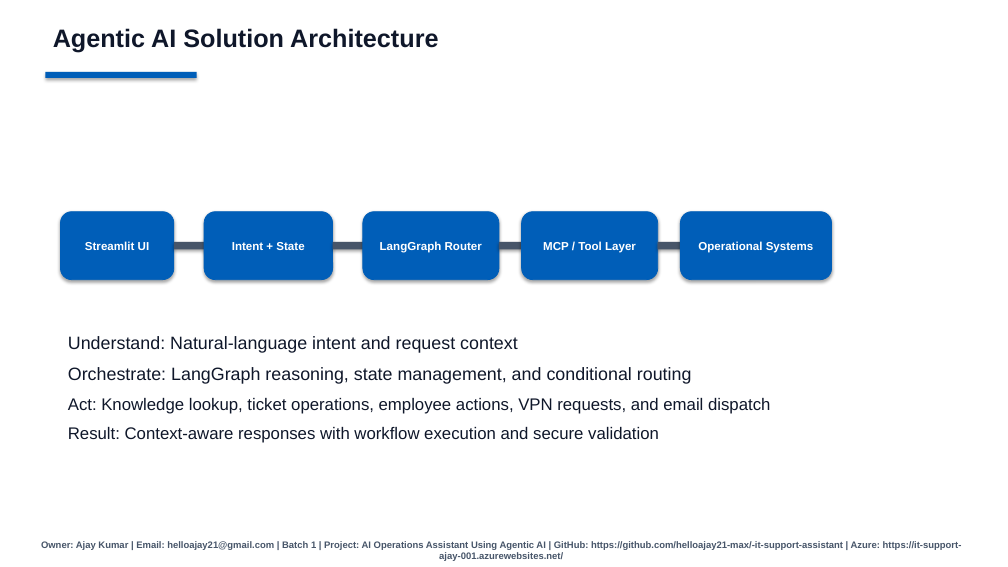
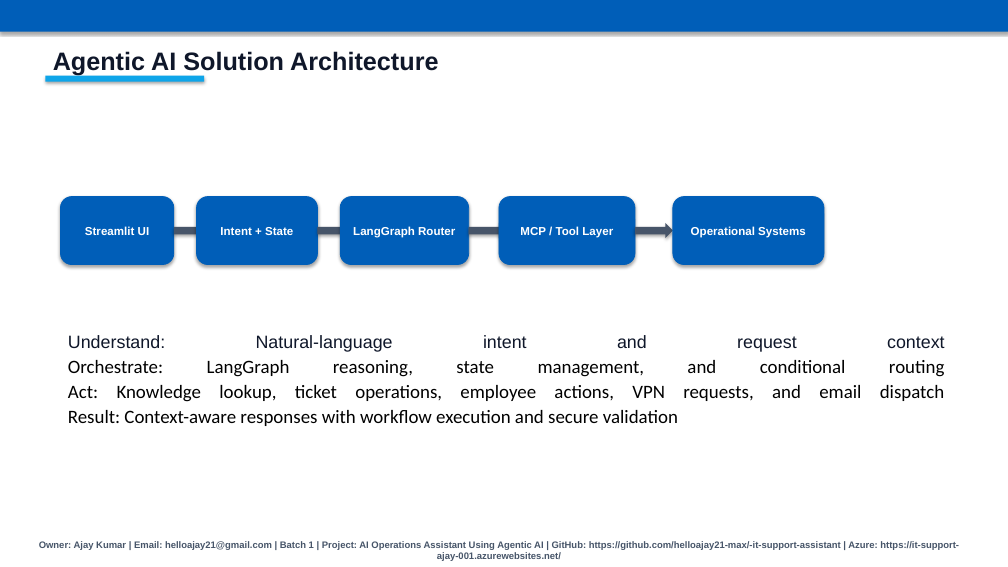
Before and after one commit to helloajay21-max/-it-support-assistant, a slide deck: slide 3 of AI_Operations_Assistant_Presentation.pptx. Drawn at 1008x567 pixels with LibreOffice and Linux fonts; fonts in the diff are those of the drawing. Boxes give left, top, right and bottom in pixels: in the first picture for what was removed or moved away, otherwise in the second. Text is boxed around its words. In the diff, an @@ line names an element or a change of style, - is before the commit and + after.

```diff
--- a/AI_Operations_Assistant_Presentation.pptx
+++ b/AI_Operations_Assistant_Presentation.pptx
@@ rectangle added at bbox=[0, 0, 1008, 32], fill #005EB8 @@
@@ text "Agentic AI Solution Architecture": place and size @@
-text "Agentic AI Solution Architecture" at bbox=[53, 28, 438, 53]
+text "Agentic AI Solution Architecture" at bbox=[53, 51, 438, 76]
@@ rectangle: place and size @@
-rectangle at bbox=[45, 72, 197, 78]
+rectangle at bbox=[45, 76, 204, 82]
@@ rectangle at bbox=[45, 76, 204, 82]: fill #005EB8 to #0EA5E9 @@
@@ rounded rectangle "Streamlit UI": place and size @@
-rounded rectangle "Streamlit UI" at bbox=[60, 212, 174, 280]
+rounded rectangle "Streamlit UI" at bbox=[60, 197, 174, 265]
@@ rounded rectangle "Intent + State": place and size @@
-rounded rectangle "Intent + State" at bbox=[204, 212, 333, 280]
+rounded rectangle "Intent + State" at bbox=[197, 197, 318, 265]
@@ rounded rectangle "LangGraph Router": place and size @@
-rounded rectangle "LangGraph Router" at bbox=[363, 212, 499, 280]
+rounded rectangle "LangGraph Router" at bbox=[340, 197, 469, 265]
@@ rounded rectangle "MCP / Tool Layer": place and size @@
-rounded rectangle "MCP / Tool Layer" at bbox=[522, 212, 658, 280]
+rounded rectangle "MCP / Tool Layer" at bbox=[499, 197, 635, 265]
@@ rounded rectangle "Operational Systems": place and size @@
-rounded rectangle "Operational Systems" at bbox=[681, 212, 832, 280]
+rounded rectangle "Operational Systems" at bbox=[673, 197, 824, 265]
@@ right arrow: place and size @@
-right arrow at bbox=[174, 238, 212, 253]
+right arrow at bbox=[174, 223, 212, 238]
@@ right arrow: place and size @@
-right arrow at bbox=[333, 238, 371, 253]
+right arrow at bbox=[318, 223, 355, 238]
@@ right arrow: place and size @@
-right arrow at bbox=[499, 238, 537, 253]
+right arrow at bbox=[469, 223, 507, 238]
@@ right arrow: place and size @@
-right arrow at bbox=[658, 238, 696, 253]
+right arrow at bbox=[635, 223, 673, 238]
@@ text at bbox=[68, 335, 945, 426]: text changed; size 16 to 18 pt; font Arial to Calibri; text colour #0F172A to #000000 @@
-Understand: Natural-language intent and request context
-Orchestrate: LangGraph reasoning, state management, and conditional routing
-Act: Knowledge lookup, ticket operations, employee actions, VPN requests, and email dispatch
-Result: Context-aware responses with workflow execution and secure validation
+Understand: Natural-language intent and request context
+Orchestrate: LangGraph reasoning, state management, and conditional routing
+Act: Knowledge lookup, ticket operations, employee actions, VPN requests, and email dispatch
+Result: Context-aware responses with workflow execution and secure validation
```
Also in this commit, not shown: 5 other slides changed, 1 slide added, 1 slide removed.
